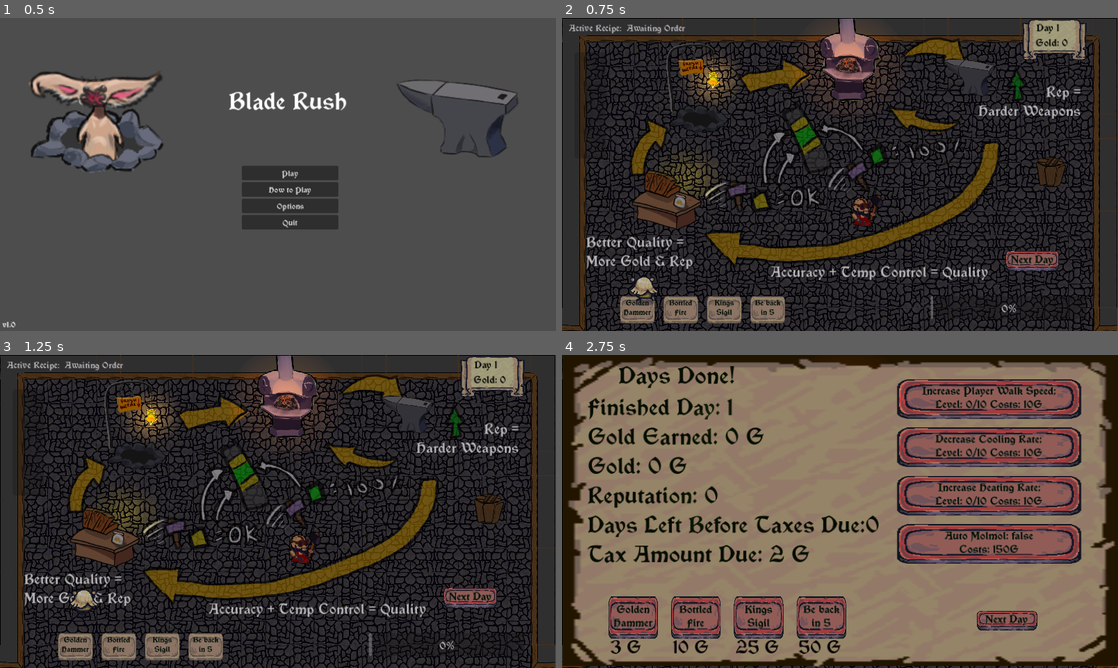
Above: before the commit, frames 1-4 (two rows, left to right).
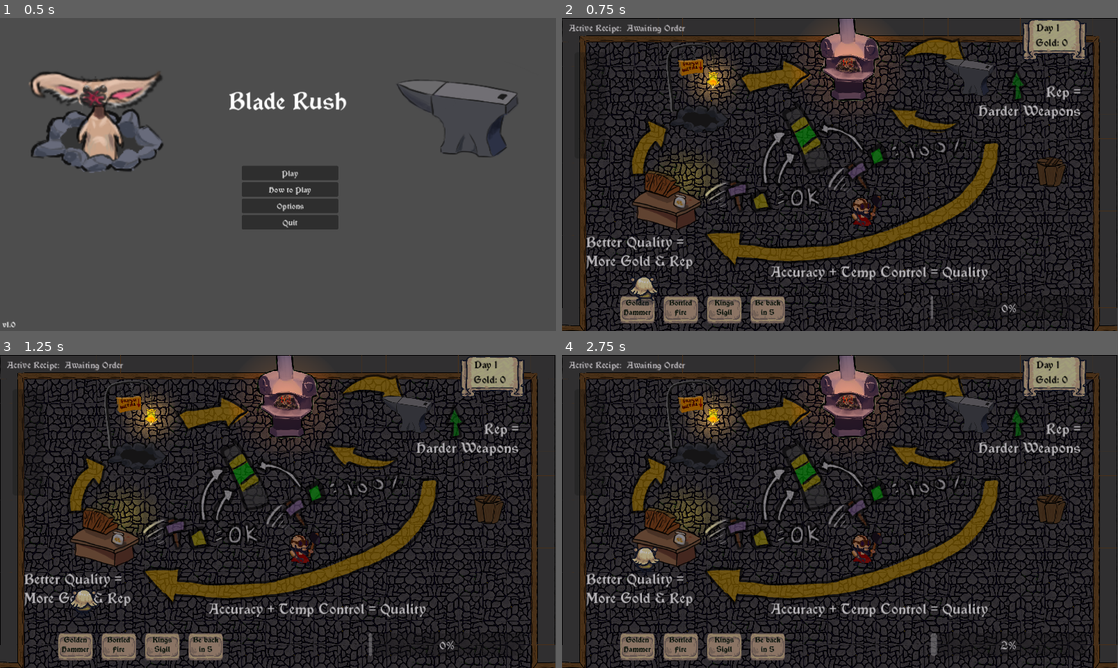
Above: after the commit, the same moments.

Repository: kevinjarocki/BladeRush2.0
Game: Godot game, scene res://menu.tscn
Two runs of this game, one before a commit and one after it. Both use one fixed random seed, a clock stepped at 60 frames per second and the inputs below.
Inputs (mouse positions are in pixels of both pictures, inside the frame that each line leads up to):
- Up to frame 1 (0.5 s): no input
- Up to frame 2 (0.75 s): click "Play" at 0.5 s
- Up to frame 3 (1.25 s): no input
- Up to frame 4 (2.75 s): click (1034, 599) at 1.25 s, where only the run before the commit has a clickable "Next Day"; click (1034, 599) at 2 s, where only the run before the commit has a clickable "Next Day"

Frame 1 is identical in both runs. In frame 2, 0.5% of the frame differs, in the area x 79-90%, y 74-81%; in frame 3, 0.5%; in frame 4, 94%, in the area x 0-100%, y 0-100%.

Commit message:
ingotchange

Diff:
--- a/Ingot.gd
+++ b/Ingot.gd
@@ -46,10 +46,10 @@
 
 	if isForge:
 		if temperature < maxTemp:
-			temperature += (materialProperties["heatRate"] + heatingMod)*delta*80
+			temperature += (materialProperties["heatRate"] + heatingMod)*delta*100
 	else:
 		if temperature >= materialProperties["coolRate"]:
-			temperature -= ((materialProperties["coolRate"] * (1-coolingMod)))*delta*80
+			temperature -= ((materialProperties["coolRate"] * (1-coolingMod)))*delta*100
 		else:
 			temperature = 0
 
--- a/shop.tscn
+++ b/shop.tscn
@@ -192,6 +192,7 @@
 label_settings = SubResource("LabelSettings_mpd5g")
 
 [node name="DayButton" type="Button" parent="GUI HUD"]
+visible = false
 layout_mode = 0
 offset_left = 887.0
 offset_top = 461.0
@@ -200,6 +201,7 @@
 text = "Next Day"
 
 [node name="Button" type="Button" parent="GUI HUD"]
+visible = false
 layout_mode = 0
 offset_left = 387.0
 offset_top = 672.0
@@ -208,6 +210,7 @@
 text = "Sell Ingot DEV ONLY PLZ"
 
 [node name="DoNothing" type="Button" parent="GUI HUD"]
+visible = false
 layout_mode = 0
 offset_left = 149.0
 offset_top = 670.0
